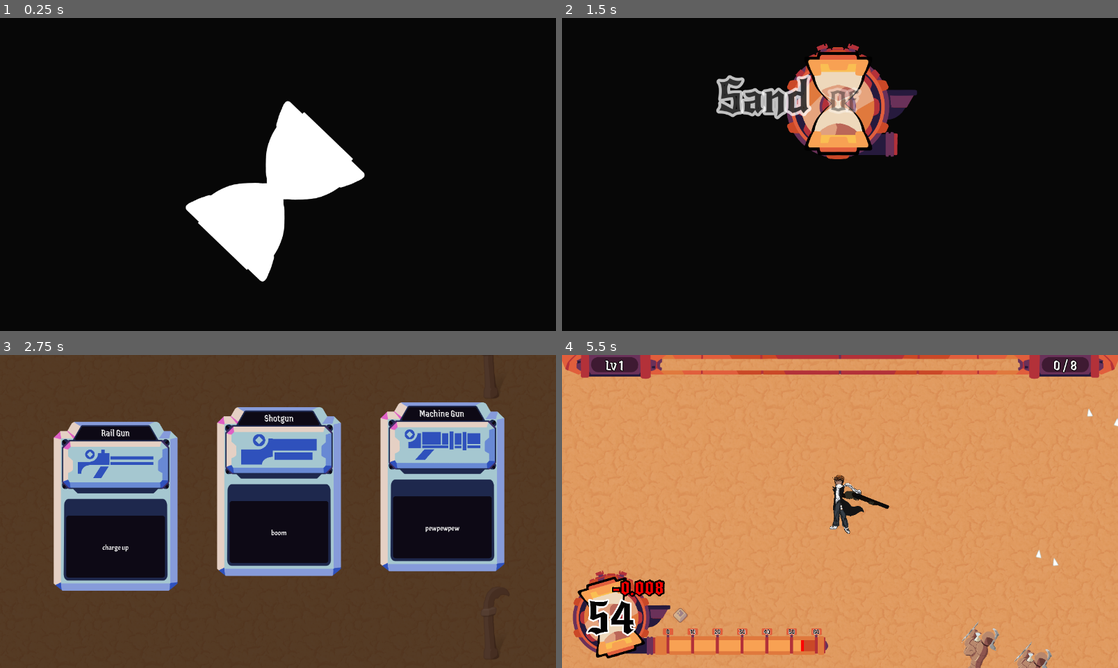
Above: before the commit, frames 1-4 (two rows, left to right).
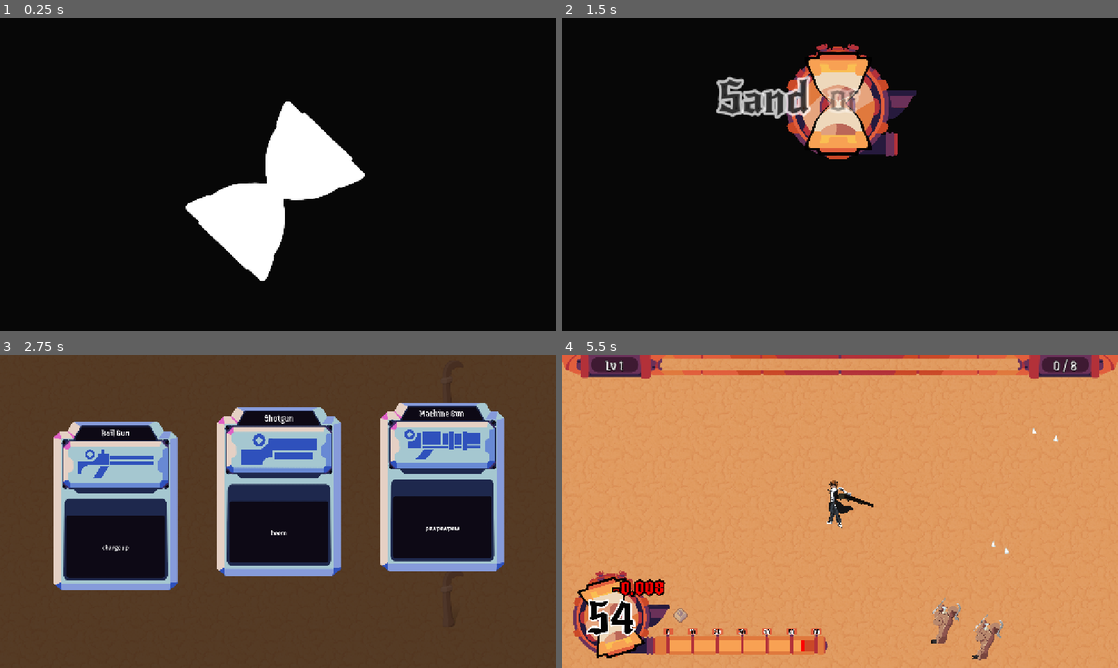
Above: after the commit, the same moments.

Repository: chiefpat450119/GMTK-2026
Game: Godot game, scene res://scenes/main.tscn
The game is run twice, just before and just after one commit, with the same random seed, the same clock (stepped at 60 frames per second) and the same inputs.
Inputs (mouse positions are in pixels of both pictures, inside the frame that each line leads up to):
- Up to frame 1 (0.25 s): no input
- Up to frame 2 (1.5 s): tap Enter at 0.5 s; move the mouse to (962, 158) at 0.52 s; hold D (Right) 0.53-1.25 s; tap Shift (Dash) at 0.6 s; click (962, 158) at 0.67 s; drag from (728, 190) to (812, 237) at 1.27 s
- Up to frame 3 (2.75 s): click "Play" at 2 s
- Up to frame 4 (5.5 s): move the mouse to (895, 442) at 2.77 s; hold D (Right) 2.78-3.5 s; tap U at 2.85 s; click (895, 442) at 2.92 s; click "Rail Gun" at 3.5 s; drag from (812, 574) to (673, 464) at 4.27 s; move the mouse to (1006, 558) at 5.02 s; hold A (Left) from 5.03 s (still down); tap Shift (Dash) at 5.1 s; click (1006, 558) at 5.17 s

The runs differ from the first frame. In frame 1, 0.2% of the frame differs, in the area x 33-66%, y 26-85%; in frame 2, 1.1%; in frame 3, 2.7%; in frame 4, 3.7%, in the area x 0-100%, y 0-100%.

Commit message:
Change project setting to scale everything and get rid of manual scaling in xp meter

Diff:
--- a/project.godot
+++ b/project.godot
@@ -29,6 +29,7 @@
 
 window/size/viewport_width=1280
 window/size/viewport_height=720
+window/stretch/mode="canvas_items"
 window/stretch/aspect="expand"
 
 [input]
--- a/scenes/entities/player/player_camera.tscn
+++ b/scenes/entities/player/player_camera.tscn
@@ -6,6 +6,7 @@
 
 [node name="PlayerCamera" type="Camera2D" unique_id=1749758649]
 top_level = true
+zoom = Vector2(0.8, 0.8)
 
 [node name="CameraFollow" type="Node" parent="." unique_id=1429411717 node_paths=PackedStringArray("camera")]
 script = ExtResource("1_wumoh")
--- a/scenes/main_menu/main_menu.gd
+++ b/scenes/main_menu/main_menu.gd
@@ -11,6 +11,13 @@
 # rewrites their positions on every sort, so a per-button slide would be undone the
 # next time the container laid itself out -- the container is what gets animated.
 @export var buttons_root: Control
+# The box everything above is laid out inside: a fixed 1280x720 -- the project's base
+# resolution -- centred in the window. The engine scales that base to the screen for
+# us (Display > Stretch is canvas_items), so this box is not what makes the menu
+# scale; it is what keeps the composition together. Anchored to the window instead,
+# the pieces drift apart on any aspect but 16:9 -- the buttons chase the true bottom
+# edge while the title stays where it is.
+@export var content: Control
 
 var _anim_tween: Tween
 var _base_white_scale: Vector2
@@ -31,7 +38,7 @@
 # climb -- both collapse up onto the title spot on the same curve, sharing one scale
 # so the two silhouettes stay stacked, and the swap is a dissolve spread across that
 # whole climb rather than a cut at the end of it.
-const RISE_DISTANCE = 470.0     # starts just below the viewport, so nothing pops in
+const RISE_DISTANCE = 470.0     # starts below the design box, so nothing pops in
 const RISE_DURATION = 0.49
 const SPIN_DEGREES = 270.0      # unwinds counter-clockwise into upright
 const SPIN_DURATION = 0.55
@@ -78,7 +85,9 @@
 
 	# Resizing the window moves every anchored position under the animation, whether
 	# the menu is up or sitting hidden behind a run, so rebuild against the new
-	# layout instead of leaving the logo parked where the old one put it.
+	# layout instead of leaving the logo parked where the old one put it. The design
+	# box is a fixed size, so in practice this only fires if that box is re-sized --
+	# the window growing under it does not touch a single position inside it.
 	layout_parent().resized.connect(_on_layout_changed)
 
 	super()
@@ -125,7 +134,7 @@
 
 
 func layout_parent() -> Control:
-	return real_icon.get_parent() as Control
+	return content
 
 
 # Where a node's anchors put it at the current window size. This is what `position`
--- a/scenes/main_menu/main_menu_centred.tscn
+++ b/scenes/main_menu/main_menu_centred.tscn
@@ -16,7 +16,7 @@
 font_color = Color(0, 0, 0, 1)
 outline_size = 24
 
-[node name="MainMenuCentred" type="Control" unique_id=1728097420 node_paths=PackedStringArray("hourglass_white", "real_icon", "gear", "sand", "of", "time", "play_button", "buttons_root")]
+[node name="MainMenuCentred" type="Control" unique_id=1728097420 node_paths=PackedStringArray("hourglass_white", "real_icon", "gear", "sand", "of", "time", "play_button", "buttons_root", "content")]
 process_mode = 3
 layout_mode = 3
 anchors_preset = 15
@@ -25,14 +25,15 @@
 grow_horizontal = 2
 grow_vertical = 2
 script = ExtResource("1_11ml1")
-hourglass_white = NodePath("ColorRect/Hourglass White")
-real_icon = NodePath("ColorRect/Real Icon")
-gear = NodePath("ColorRect/Real Icon/Gear")
-sand = NodePath("ColorRect/Sand")
-of = NodePath("ColorRect/Time")
-time = NodePath("ColorRect/Of")
-play_button = NodePath("MarginContainer/Buttons/PlayButton")
-buttons_root = NodePath("MarginContainer")
+hourglass_white = NodePath("Content/Hourglass White")
+real_icon = NodePath("Content/Real Icon")
+gear = NodePath("Content/Real Icon/Gear")
+sand = NodePath("Content/Sand")
+of = NodePath("Content/Time")
+time = NodePath("Content/Of")
+play_button = NodePath("Content/MarginContainer/Buttons/PlayButton")
+buttons_root = NodePath("Content/MarginContainer")
+content = NodePath("Content")
 
 [node name="ColorRect" type="ColorRect" parent="." unique_id=1525688302]
 layout_mode = 1
@@ -43,7 +44,23 @@
 grow_vertical = 2
 color = Color(0.026721504, 0.026721502, 0.026721498, 1)
 
-[node name="Hourglass White" type="TextureRect" parent="ColorRect" unique_id=883698836]
+[node name="Content" type="Control" parent="." unique_id=1198322044]
+layout_mode = 1
+anchors_preset = 8
+anchor_left = 0.5
+anchor_top = 0.5
+anchor_right = 0.5
+anchor_bottom = 0.5
+offset_left = -640.0
+offset_top = -360.0
+offset_right = 640.0
+offset_bottom = 360.0
+grow_horizontal = 2
+grow_vertical = 2
+pivot_offset_ratio = Vector2(0.5, 0.5)
+mouse_filter = 2
+
+[node name="Hourglass White" type="TextureRect" parent="Content" unique_id=883698836]
 clip_children = 1
 layout_mode = 1
 anchors_preset = -1
@@ -58,7 +75,7 @@
 pivot_offset_ratio = Vector2(0.5, 0.5)
 texture = ExtResource("2_nverk")
 
-[node name="TextureRect" type="TextureRect" parent="ColorRect/Hourglass White" unique_id=470056824]
+[node name="TextureRect" type="TextureRect" parent="Content/Hourglass White" unique_id=470056824]
 layout_mode = 1
 anchors_preset = 15
 anchor_right = 1.0
@@ -67,7 +84,7 @@
 grow_vertical = 2
 texture = ExtResource("3_xy6u8")
 
-[node name="Real Icon" type="TextureRect" parent="ColorRect" unique_id=1057983472]
+[node name="Real Icon" type="TextureRect" parent="Content" unique_id=1057983472]
 layout_mode = 1
 anchors_preset = -1
 anchor_left = 0.5
@@ -81,7 +98,7 @@
 pivot_offset_ratio = Vector2(0.35, 0.5)
 texture = ExtResource("4_ksiyh")
 
-[node name="Gear" type="TextureRect" parent="ColorRect/Real Icon" unique_id=1924746912]
+[node name="Gear" type="TextureRect" parent="Content/Real Icon" unique_id=1924746912]
 layout_mode = 0
 offset_left = 82.07442
 offset_top = 203.82979
@@ -89,7 +106,7 @@
 offset_bottom = 975.8298
 texture = ExtResource("5_1dlmn")
 
-[node name="HourglassReal" type="TextureRect" parent="ColorRect/Real Icon" unique_id=573808805]
+[node name="HourglassReal" type="TextureRect" parent="Content/Real Icon" unique_id=573808805]
 layout_mode = 0
 offset_left = 119.62616
 offset_top = 95.32709
@@ -97,7 +114,7 @@
 offset_bottom = 1026.3271
 texture = ExtResource("2_nverk")
 
-[node name="Sand" type="Label" parent="ColorRect" unique_id=875591071]
+[node name="Sand" type="Label" parent="Content" unique_id=875591071]
 layout_mode = 1
 anchors_preset = -1
 anchor_left = 0.5
@@ -112,7 +129,7 @@
 horizontal_alignment = 1
 vertical_alignment = 1
 
-[node name="Time" type="Label" parent="ColorRect" unique_id=43748029]
+[node name="Time" type="Label" parent="Content" unique_id=43748029]
 layout_mode = 1
 anchors_preset = -1
 anchor_left = 0.5
@@ -127,7 +144,7 @@
 horizontal_alignment = 1
 vertical_alignment = 1
 
-[node name="Of" type="Label" parent="ColorRect" unique_id=1757778761]
+[node name="Of" type="Label" parent="Content" unique_id=1757778761]
 layout_mode = 1
 anchors_preset = -1
 anchor_left = 0.5
@@ -142,7 +159,7 @@
 horizontal_alignment = 1
 vertical_alignment = 1
 
-[node name="MarginContainer" type="MarginContainer" parent="." unique_id=93433754]
+[node name="MarginContainer" type="MarginContainer" parent="Content" unique_id=93433754]
 layout_mode = 1
 anchors_preset = 7
 anchor_left = 0.5
@@ -156,19 +173,19 @@
 grow_vertical = 0
 theme_override_constants/margin_bottom = 150
 
-[node name="Buttons" type="VBoxContainer" parent="MarginContainer" unique_id=573013305]
+[node name="Buttons" type="VBoxContainer" parent="Content/MarginContainer" unique_id=573013305]
 custom_minimum_size = Vector2(280, 0)
 layout_mode = 2
 size_flags_horizontal = 4
 size_flags_vertical = 4
 theme_override_constants/separation = 24
 
-[node name="PlayButton" parent="MarginContainer/Buttons" unique_id=1032437129 instance=ExtResource("8_ninep")]
+[node name="PlayButton" parent="Content/MarginContainer/Buttons" unique_id=1032437129 instance=ExtResource("8_ninep")]
 custom_minimum_size = Vector2(109.2, 52)
 layout_mode = 2
 label_text = "Play"
 
-[node name="ButtonFeedback" type="Node" parent="MarginContainer/Buttons/PlayButton" unique_id=689710815 node_paths=PackedStringArray("target")]
+[node name="ButtonFeedback" type="Node" parent="Content/MarginContainer/Buttons/PlayButton" unique_id=689710815 node_paths=PackedStringArray("target")]
 script = ExtResource("9_xy6u8")
 target = NodePath("..")
 metadata/_custom_type_script = "uid://cmsxlf7g3o8rg"
--- a/scenes/ui/xp_meter.gd
+++ b/scenes/ui/xp_meter.gd
@@ -1,28 +1,18 @@
 class_name XPMeter
 extends Control
 
-## Width the meter's art and anchors are authored against. Every child anchors
-## as a fraction of this box, so the whole meter stays aligned at any size.
-const DESIGN_WIDTH := 1280.0
+## The meter is 1280 wide, the project's base resolution, and every child anchors
+## as a fraction of that box, so the whole meter stays aligned at any size. The
+## window's content scaling (Display > Stretch, canvas_items) fits the base
+## resolution to the screen, so nothing here has to scale itself: under the
+## "expand" aspect the viewport is never narrower than the base, so the meter
+## always has its full width to sit in.
 
 @export var xp_bar: TextureProgressBar
 @export var level_label: Label
 @export var xp_label: Label
 
 
-func _ready() -> void:
-	get_viewport().size_changed.connect(_fit_to_viewport)
-	resized.connect(_fit_to_viewport)
-	_fit_to_viewport()
-
-## Keeps the meter fully on screen on windows narrower than the design width.
-## Never scales up: the rest of the HUD is fixed-size, so growing here would
-## make the meter inconsistent with it on large windows.
-func _fit_to_viewport() -> void:
-	pivot_offset = Vector2(size.x * 0.5, 0.0)
-	var s := minf(1.0, get_viewport_rect().size.x / DESIGN_WIDTH)
-	scale = Vector2(s, s)
-
 func update_xp(level: int, xp: int, requirement: int) -> void:
 	xp_bar.max_value = requirement
 	xp_bar.value = xp
